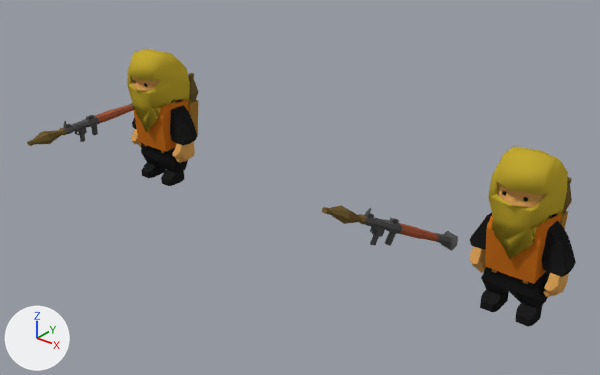
An edit to the Blender file Assets/Models/grenader.blend, drawn before and after from the same camera.
Before and after are seen from a 50 mm camera at (3.57, -3.14, 2.19) aimed at (1.16, -0.13, 0.32). Lighting does not change. The marker at lower left points along +X, +Y and +Z.
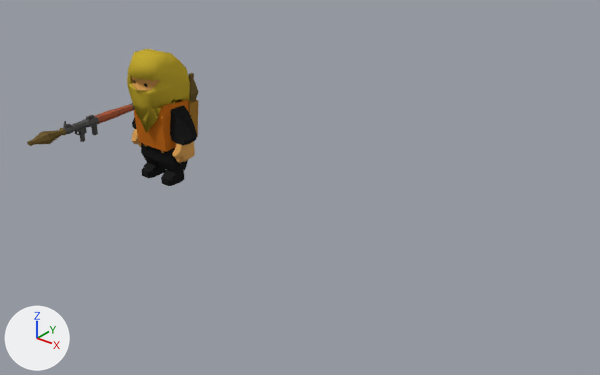
Scene script edits in JSON lines:
```json
{"op": "remove", "block": "ob_cube_001", "code": ["ob_cube_001 = bpy.data.objects.new('Cube.001', me_cube_001)", "ob_cube_001.location = (1.762, -0.163, 0.299)", "ob_cube_001.rotation_euler = (-0.456, 0.14, -0.0151)  # degrees (-26, 8, -0.9)", "ob_cube_001.scale = (0.00823, 0.0122, 0.00794)"]}
{"op": "remove", "block": "ob_cube_000", "code": ["ob_cube_000 = bpy.data.objects.new('Cube.000', me_cube_000)", "ob_cube_000.location = (2.322, 0.041, 0.356)", "ob_cube_000.rotation_euler = (0.0, 0.0, 0.31)  # degrees (0, 0, 18)", "ob_cube_000.scale = (0.00823, 0.0122, 0.00794)"]}
```

What differs and where, as boxes [x1, y1, x2, y2] in the pictures (600 x 375 px):
```json
{"object": "Cube.000", "change": "deleted", "before": [470, 146, 576, 327], "faces in mat_material_159 (yellow #c3aa33)": [488, 146, 568, 259], "faces in mat_material_150 (black #202020)": [470, 190, 576, 327], "faces in mat_material_152 (orange #c36c1e)": [485, 214, 562, 284], "faces in mat_material_158 (orange #d8a057)": [470, 182, 569, 297], "faces in mat_material_089 (brown #6d5a33)": [563, 177, 572, 213]}
{"object": "Cube.001", "change": "deleted", "before": [322, 206, 458, 251], "faces in mat_material_087 (dark grey #535353)": [364, 208, 458, 251], "faces in mat_material_089 (brown #6d5a33)": [322, 206, 366, 224], "faces in mat_material_090 (brown #a55a3e)": [399, 223, 438, 241]}
```
